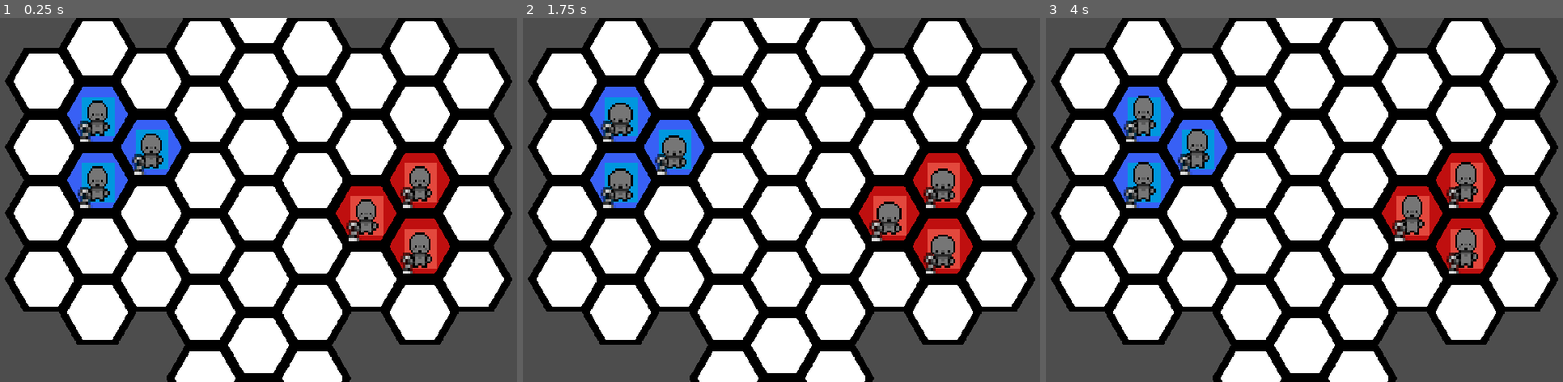
Above: before the commit, frames 1-3 (left to right).
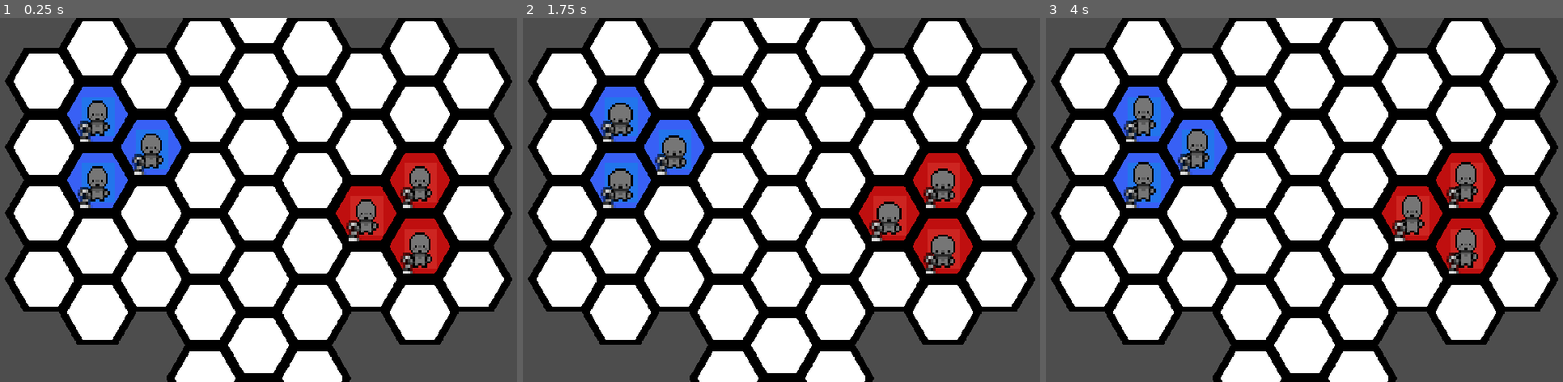
Above: after the commit, the same moments.

Repository: DubiousDuck/Manny-Takes-on-Upper-Management
Game: Godot game, scene res://stages/demo_field.tscn
The game is run twice, just before and just after one commit, with the same random seed, the same clock (stepped at 60 frames per second) and the same inputs.
Inputs (mouse positions are in pixels of both pictures, inside the frame that each line leads up to):
- Up to frame 1 (0.25 s): no input
- Up to frame 2 (1.75 s): tap Enter at 0.5 s; move the mouse to (672, 152) at 0.52 s; click (672, 152) at 0.67 s; move the mouse to (621, 185) at 1.27 s; click (621, 185) at 1.42 s
- Up to frame 3 (4 s): move the mouse to (1144, 119) at 2.02 s; click (1144, 119) at 2.17 s; move the mouse to (1413, 218) at 2.77 s; click (1413, 218) at 2.92 s; tap Space at 3.5 s; move the mouse to (1464, 185) at 3.52 s; click (1464, 185) at 3.67 s

The runs differ from the first frame. In frame 1, 1.8% of the frame differs, in the area x 15-85%, y 21-69%; in frame 2, 1.7%; in frame 3, 1.5%.

Commit message:
more satisfying throw and shoot

Diff:
--- a/unit/UnitContainer.gd
+++ b/unit/UnitContainer.gd
@@ -93,7 +93,7 @@
 	#execute action according to the cell chosen
 	var action_type := find_action(clicked_cell)
 
-	print("# ENEMY USED: " + str(action_type) + " (UnitContainer.gd)")
+	print("# ENEMY USED: " + str(skill_chosen.name) + " (UnitContainer.gd)")
 
 	if action_type == Unit.Action.NONE:
 		deselect_current_unit()
@@ -115,8 +115,6 @@
 	if action_type == Unit.Action.ATTACK: #assumes that skill_chosen is not null
 		var outbound_array: Array[Vector2i] = [clicked_cell]
 		current_unit.take_action(skill_chosen)
-		print("# Awaiting attack point (UnitContainer.gd)")
-		await current_unit.attack_point
 		EventBus.emit_signal("attack_used", skill_chosen, current_unit, outbound_array)
 		deselect_current_unit()
 
--- a/unit/UnitGroupController.gd
+++ b/unit/UnitGroupController.gd
@@ -4,7 +4,7 @@
 
 signal effect_complete
 
-@export var player_goes_first : bool = true
+@export var player_goes_first : bool = false
 
 @onready var player_group: UnitContainer = $PlayerGroup
 @onready var enemy_group: UnitContainer = $EnemyGroup
--- a/unit/unit.gd
+++ b/unit/unit.gd
@@ -52,7 +52,6 @@
 	var start_pos = full_path[0]
 	var end_pos = full_path[-1]
 	var diff = end_pos - start_pos
-	print(diff)
 
 	if diff.x == 0:
 		animation_state("front_walk")
@@ -91,15 +90,23 @@
 	actions_avail.erase(Action.ATTACK)
 	#print("# ANIMATION STARTED: " + skill.name + " (unit.gd)")
 	match skill.name:
+		"Throw":
+			animation_state("throw")
+			await $AnimationPlayer.animation_finished
 		"Pick Up":
-			animation_state("holding_idle")
+			animation_state("hold_prep")
+			await $AnimationPlayer.animation_finished
 		"Normal Melee Attack":
 			animation_state("punch")
+			await $AnimationPlayer.animation_finished
 		"Normal Ranged Attack":
 			animation_state("shoot")
+			await $AnimationPlayer.animation_finished
 		_:
 			print("Failed to match skill name " + skill.name + " (unit.gd)")
+			await get_tree().create_timer(0.2).timeout
 			attack_point.emit()
+	animation_state("side_idle")
 
 func highlight_emit():
 	var all_neighbors = HexNavi.get_all_neighbors_in_range(cell, movement_range)
@@ -136,7 +143,7 @@
 
 func animation_state(animation : String):
 	$Sprite2D.hframes = 4
-	print("# NEW ANIMATION: " + animation + " (unit.gd)")
+	#print("# NEW ANIMATION: " + animation + " (unit.gd)")
 	$AnimationPlayer.play(animation)
 
 func emit_attack_point():
--- a/unit/unit.tscn
+++ b/unit/unit.tscn
@@ -15,6 +15,7 @@
 [ext_resource type="Texture2D" uid="uid://bhbdttwlofs3x" path="res://assets/unit_sprites/punch.png" id="13_otp16"]
 [ext_resource type="Texture2D" uid="uid://ccdshnv0qn17e" path="res://assets/unit_sprites/shoot.png" id="14_hu3mj"]
 [ext_resource type="Texture2D" uid="uid://ce10om6f2h4bb" path="res://assets/unit_sprites/thrown.png" id="15_m8uyx"]
+[ext_resource type="Texture2D" uid="uid://v1khfkssrdpn" path="res://assets/unit_sprites/hold_no_guy.png" id="16_h3pt0"]
 
 [sub_resource type="RectangleShape2D" id="RectangleShape2D_ly3a2"]
 size = Vector2(12.9032, 16.2162)
@@ -167,7 +168,7 @@
 tracks/2/interp = 1
 tracks/2/loop_wrap = true
 tracks/2/keys = {
-"times": PackedFloat32Array(0.2),
+"times": PackedFloat32Array(0.4),
 "transitions": PackedFloat32Array(1),
 "values": [{
 "args": [],
@@ -290,7 +291,8 @@
 
 [sub_resource type="Animation" id="Animation_s2nur"]
 resource_name = "shoot"
-length = 0.8
+length = 2.0
+step = 0.1
 tracks/0/type = "value"
 tracks/0/imported = false
 tracks/0/enabled = true
@@ -310,10 +312,36 @@
 tracks/1/interp = 1
 tracks/1/loop_wrap = true
 tracks/1/keys = {
-"times": PackedFloat32Array(0, 0.1, 0.2, 0.3, 0.5, 0.6, 0.7),
-"transitions": PackedFloat32Array(1, 1, 1, 1, 1, 1, 1),
-"update": 1,
-"values": [0, 1, 2, 3, 2, 1, 0]
+"times": PackedFloat32Array(0, 0.1, 0.2, 1, 1.1, 1.2),
+"transitions": PackedFloat32Array(1, 1, 1, 1, 1, 1),
+"update": 1,
+"values": [0, 1, 2, 2, 1, 0]
+}
+tracks/2/type = "value"
+tracks/2/imported = false
+tracks/2/enabled = true
+tracks/2/path = NodePath("Sprite2D:position")
+tracks/2/interp = 1
+tracks/2/loop_wrap = true
+tracks/2/keys = {
+"times": PackedFloat32Array(0, 0.2, 0.8, 1, 1.1, 1.2, 1.6, 2),
+"transitions": PackedFloat32Array(1, 1, 1, 1, 1, 1, 1, 1),
+"update": 0,
+"values": [Vector2(1.19209e-06, 2.6226e-06), Vector2(1.19209e-06, 2.6226e-06), Vector2(-4, 0), Vector2(-4, 0), Vector2(-6, -4), Vector2(-8, 0), Vector2(-8, 0), Vector2(-4.76837e-07, -6.44375e-07)]
+}
+tracks/3/type = "method"
+tracks/3/imported = false
+tracks/3/enabled = true
+tracks/3/path = NodePath(".")
+tracks/3/interp = 1
+tracks/3/loop_wrap = true
+tracks/3/keys = {
+"times": PackedFloat32Array(1),
+"transitions": PackedFloat32Array(1),
+"values": [{
+"args": [],
+"method": &"emit_attack_point"
+}]
 }
 
 [sub_resource type="Animation" id="Animation_cdn1g"]
@@ -401,6 +429,136 @@
 "transitions": PackedFloat32Array(1),
 "update": 1,
 "values": [1]
+}
+
+[sub_resource type="Animation" id="Animation_comjw"]
+resource_name = "holding_empty"
+length = 0.4
+loop_mode = 1
+step = 0.2
+tracks/0/type = "value"
+tracks/0/imported = false
+tracks/0/enabled = true
+tracks/0/path = NodePath("Sprite2D:texture")
+tracks/0/interp = 1
+tracks/0/loop_wrap = true
+tracks/0/keys = {
+"times": PackedFloat32Array(0),
+"transitions": PackedFloat32Array(1),
+"update": 1,
+"values": [ExtResource("16_h3pt0")]
+}
+tracks/1/type = "value"
+tracks/1/imported = false
+tracks/1/enabled = true
+tracks/1/path = NodePath("Sprite2D:frame")
+tracks/1/interp = 1
+tracks/1/loop_wrap = true
+tracks/1/keys = {
+"times": PackedFloat32Array(0, 0.1, 0.2, 0.3),
+"transitions": PackedFloat32Array(1, 1, 1, 1),
+"update": 1,
+"values": [0, 1, 2, 3]
+}
+
+[sub_resource type="Animation" id="Animation_beva5"]
+resource_name = "hold_prep"
+length = 0.4
+step = 0.1
+tracks/0/type = "value"
+tracks/0/imported = false
+tracks/0/enabled = true
+tracks/0/path = NodePath("Sprite2D:texture")
+tracks/0/interp = 1
+tracks/0/loop_wrap = true
+tracks/0/keys = {
+"times": PackedFloat32Array(0),
+"transitions": PackedFloat32Array(1),
+"update": 1,
+"values": [ExtResource("8_yj7mr")]
+}
+tracks/1/type = "value"
+tracks/1/imported = false
+tracks/1/enabled = true
+tracks/1/path = NodePath("Sprite2D:frame")
+tracks/1/interp = 1
+tracks/1/loop_wrap = true
+tracks/1/keys = {
+"times": PackedFloat32Array(0, 0.1, 0.2, 0.3),
+"transitions": PackedFloat32Array(1, 1, 1, 1),
+"update": 1,
+"values": [0, 1, 2, 3]
+}
+tracks/2/type = "method"
+tracks/2/imported = false
+tracks/2/enabled = true
+tracks/2/path = NodePath(".")
+tracks/2/interp = 1
+tracks/2/loop_wrap = true
+tracks/2/keys = {
+"times": PackedFloat32Array(0.4),
+"transitions": PackedFloat32Array(1),
+"values": [{
+"args": [],
+"method": &"emit_attack_point"
+}]
+}
+tracks/3/type = "method"
+tracks/3/imported = false
+tracks/3/enabled = true
+tracks/3/path = NodePath(".")
+tracks/3/interp = 1
+tracks/3/loop_wrap = true
+tracks/3/keys = {
+"times": PackedFloat32Array(0.4),
+"transitions": PackedFloat32Array(1),
+"values": [{
+"args": ["holding_empty"],
+"method": &"animation_state"
+}]
+}
+
+[sub_resource type="Animation" id="Animation_ovp0l"]
+resource_name = "throw"
+length = 0.4
+step = 0.2
+tracks/0/type = "value"
+tracks/0/imported = false
+tracks/0/enabled = true
+tracks/0/path = NodePath("Sprite2D:texture")
+tracks/0/interp = 1
+tracks/0/loop_wrap = true
+tracks/0/keys = {
+"times": PackedFloat32Array(0),
+"transitions": PackedFloat32Array(1),
+"update": 1,
+"values": [ExtResource("16_h3pt0")]
+}
+tracks/1/type = "value"
+tracks/1/imported = false
+tracks/1/enabled = true
+tracks/1/path = NodePath("Sprite2D:frame")
+tracks/1/interp = 1
+tracks/1/loop_wrap = true
+tracks/1/keys = {
+"times": PackedFloat32Array(0, 0.1, 0.2, 0.3),
+"transitions": PackedFloat32Array(1, 1, 1, 1),
+"update": 1,
+"values": [0, 1, 2, 3]
+}
+tracks/2/type = "method"
+tracks/2/imported = false
+tracks/2/enabled = true
+tracks/2/path = NodePath(".")
+tracks/2/interp = 1
+tracks/2/loop_wrap = true
+tracks/2/keys = {
+"times": PackedFloat32Array(0.4),
+"transitions": PackedFloat32Array(1),
+"values": [{
+"args": [],
+"method": &"emit_attack_point"
+}]
 }
 
 [sub_resource type="AnimationLibrary" id="AnimationLibrary_m0vpr"]
@@ -408,6 +566,8 @@
 "RESET": SubResource("Animation_bvfsh"),
 "front_idle": SubResource("Animation_abic1"),
 "front_walk": SubResource("Animation_wdx0c"),
+"hold_prep": SubResource("Animation_beva5"),
+"holding_empty": SubResource("Animation_comjw"),
 "holding_idle": SubResource("Animation_482o5"),
 "holding_launch_idle": SubResource("Animation_3ep5f"),
 "hurt": SubResource("Animation_m5btb"),
@@ -415,6 +575,7 @@
 "shoot": SubResource("Animation_s2nur"),
 "side_idle": SubResource("Animation_cdn1g"),
 "side_walk": SubResource("Animation_3ifqo"),
+"throw": SubResource("Animation_ovp0l"),
 "thrown": SubResource("Animation_ddsa6")
 }
 
@@ -425,6 +586,7 @@
 skills = Array[ExtResource("2_w64s5")]([ExtResource("3_761ob"), ExtResource("4_mqqhb")])
 
 [node name="ColorRect" type="ColorRect" parent="."]
+self_modulate = Color(1, 1, 1, 0.392157)
 offset_left = -9.22581
 offset_top = -7.7027
 offset_right = 9.77419
Binary file added: assets/unit_sprites/hold_no_guy.png
Not shown, added: assets/unit_sprites/hold_no_guy.png.import
Not shown: 1 places in unit/unit.tscn that only renumber resources
Not shown, changed: assets/.DS_Store
